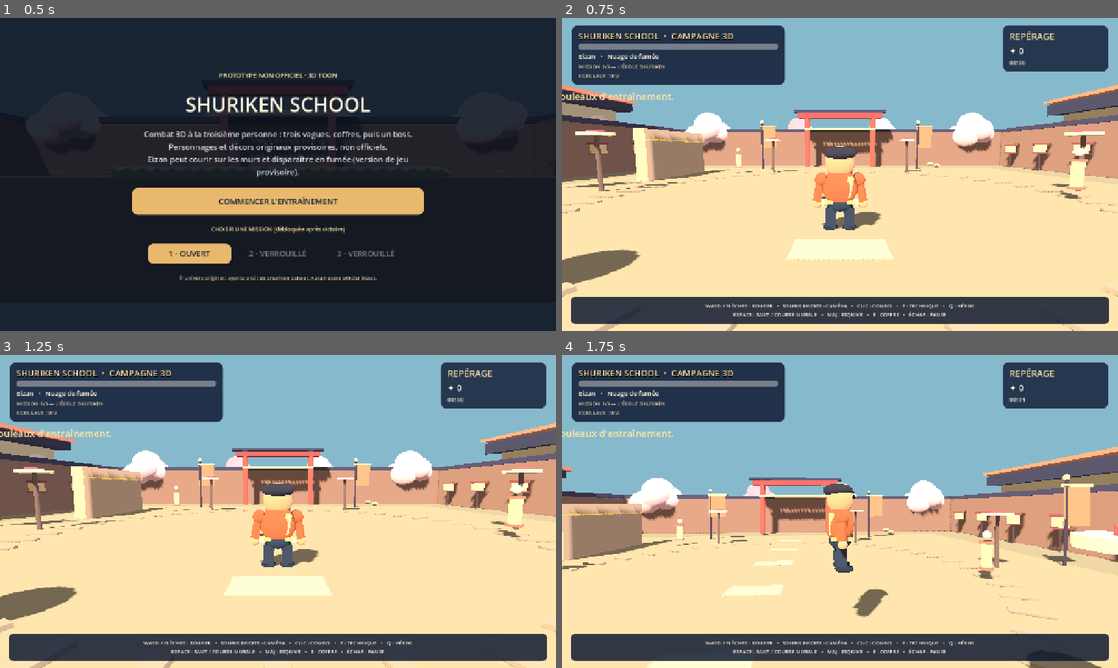
Above: before the commit, frames 1-4 (two rows, left to right).
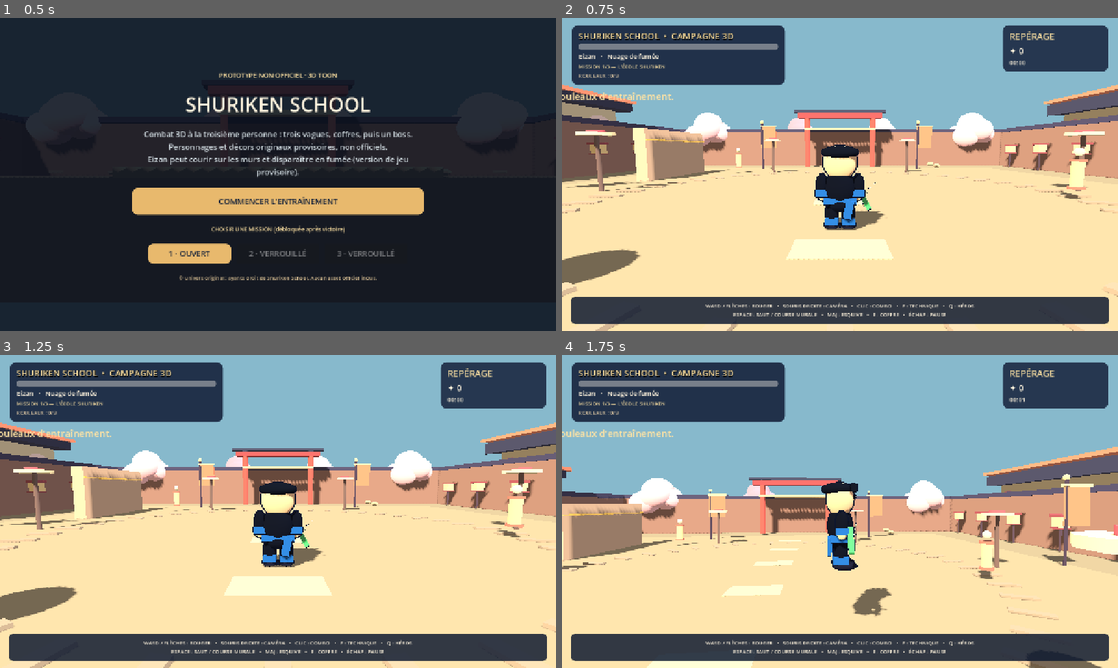
Above: after the commit, the same moments.

Repository: Elikto/shuriken-school---game
Game: Godot game, scene res://main.tscn
The game is run twice, just before and just after one commit, with the same random seed, the same clock (stepped at 60 frames per second) and the same inputs.
Inputs (mouse positions are in pixels of both pictures, inside the frame that each line leads up to):
- Up to frame 1 (0.5 s): no input
- Up to frame 2 (0.75 s): click "COMMENCER L'ENTRAÎNEMENT" at 0.5 s
- Up to frame 3 (1.25 s): no input
- Up to frame 4 (1.75 s): tap Enter at 1.25 s; move the mouse to (962, 495) at 1.27 s; press the mouse at (962, 495) at 1.28 s; hold D (move_right) from 1.28 s (still down); tap Space (action_jump) at 1.52 s

Frame 1 is identical in both runs. In frame 2, 2.0% of the frame differs, in the area x 45-58%, y 40-68%; in frame 3, 2.0%, in the area x 45-59%, y 40-68%; in frame 4, 1.5%.

Commit message:
Redesign heroes with black-blue suits, character silhouettes, stylized faces and ink outlines

Diff:
--- a/game/scripts/art.gd
+++ b/game/scripts/art.gd
@@ -55,47 +55,101 @@
     var p := box(parent, Vector3(thickness, diff.length(), thickness), color, (a+b)*0.5)
     p.quaternion = Quaternion(Vector3.UP, diff.normalized())
 
+static func _ink_outline(model: Node3D) -> void:
+    # Inverted-hull outline, drawn only on character meshes to keep the mobile budget down.
+    var shader := Shader.new()
+    shader.code = "shader_type spatial; render_mode unshaded,cull_front,depth_draw_opaque; void vertex(){ VERTEX += NORMAL * 0.026; } void fragment(){ ALBEDO = vec3(0.07,0.10,0.18); }"
+    var ink := ShaderMaterial.new()
+    ink.shader = shader
+    var pending: Array[Node] = [model]
+    while not pending.is_empty():
+        var n: Node = pending.pop_back()
+        if n is MeshInstance3D:
+            var part := n as MeshInstance3D
+            if part.material_override is BaseMaterial3D:
+                (part.material_override as BaseMaterial3D).next_pass = ink
+        for child in n.get_children():
+            pending.append(child)
+
+static func _moveable_limb(parent: Node3D, name: String, position_v: Vector3, color: String, sock: String, is_leg: bool) -> Node3D:
+    var limb := Node3D.new()
+    limb.name = name
+    limb.position = position_v
+    parent.add_child(limb)
+    if is_leg:
+        ball(limb, 0.185, color, Vector3(0,-0.23,0), Vector3(0.95,1.65,0.9))
+        box(limb,Vector3(0.35,0.18,0.37),sock,Vector3(0,-0.42,0))
+        ball(limb,0.175,"#202338",Vector3(0,-0.57,-0.10),Vector3(1.2,0.58,1.65))
+    else:
+        ball(limb,0.18,color,Vector3(0,-0.17,0),Vector3(0.82,1.62,0.9))
+        box(limb,Vector3(0.30,0.16,0.30),sock,Vector3(0,-0.36,0))
+        ball(limb,0.12,"#f0c4a0",Vector3(0,-0.45,0))
+    return limb
+
 static func ninja(parent: Node3D, kind: int, opponent: bool = false, giant: bool = false) -> Node3D:
-    # Rounded, three-dimensional stylized mannequin. This is original temporary
-    # concept geometry, not an official character model or an episode likeness.
+    # Blue and black costume palette inspired by the television's costume direction.
+    # Purely original procedural silhouettes: not a licensed model or animation.
     var model := Node3D.new()
+    model.name = "CartoonNinja"
     parent.add_child(model)
-    var jacket: String = ["#c36b4f", "#6660a5", "#337d88"][kind%3]
-    var dark: String = ["#39445d", "#3a365e", "#254b55"][kind%3]
-    var hair: String = ["#3d3c4f", "#4d3148", "#44385a"][kind%3]
-    if opponent:
-        jacket = ["#9a4a70", "#725480", "#886481"][kind%3]
-        dark = "#35334e"
-        hair = "#373349"
-    var skin := "#e4aa85"
-    # Smooth silhouette: rounded chest, hips, tapering lower garments.
-    ball(model,0.52,jacket,Vector3(0,1.30,0),Vector3(0.89,1.02,0.71))
-    ball(model,0.34,dark,Vector3(0,0.88,0),Vector3(1.0,0.66,0.88))
-    box(model,Vector3(0.72,0.12,0.49),"#d3b47a",Vector3(0,0.96,0))
-    ball(model,0.39,skin,Vector3(0,1.99,0),Vector3(1.02,1.10,0.89))
-    # Hairstyle caps, eyebrows and distinguishable eye highlights.
-    ball(model,0.40,hair,Vector3(0,2.21,0.06),Vector3(1.09,0.45,0.99))
-    for side in [-1.0,1.0]:
-        ball(model,0.047,"#1e253c",Vector3(side*0.155,2.03,-0.346))
-        ball(model,0.018,"#fff5e0",Vector3(side*0.145,2.045,-0.39))
-        box(model,Vector3(0.15,0.025,0.035),hair,Vector3(side*0.155,2.14,-0.345),Vector3(0,0,side*-0.14))
-        ball(model,0.18,jacket,Vector3(side*0.49,1.52,0))
-        _line(model,Vector3(side*0.52,1.43,0),Vector3(side*0.62,0.94,0.02),0.18,jacket)
-        ball(model,0.12,skin,Vector3(side*0.62,0.86,0.0))
-        _line(model,Vector3(side*0.23,0.77,0),Vector3(side*0.26,0.26,0),0.27,dark)
-        ball(model,0.18,"#323a50",Vector3(side*0.26,0.19,-0.08),Vector3(1.15,0.56,1.32))
-    # Cloth neck scarf and tiny folded tail sway as the mannequin moves.
-    ball(model,0.17,"#eacb95",Vector3(0,1.68,0),Vector3(1.65,0.55,1.0))
-    box(model,Vector3(0.17,0.53,0.12),"#eacb95",Vector3(0.23,1.35,0.24),Vector3(0,0,-0.2))
-    if kind == 0 and not opponent:
-        box(model,Vector3(0.47,0.065,0.10),"#6d9e6e",Vector3(-0.40,0.96,-0.34),Vector3(0,-0.32,0))
+    var suit := "#171b29" if not opponent else "#514262"
+    var blue := "#2868bf" if not opponent else "#987193"
+    var skin := "#efc4a1" if not opponent else "#d7ae93"
+    var hair := "#171c2a"
     if kind == 1 and not opponent:
-        ball(model,0.20,hair,Vector3(0.0,2.53,0.09),Vector3(0.75,1.1,0.75))
+        skin = "#f2c7a7"
+        hair = "#a66338"
     if kind == 2 and not opponent:
-        box(model,Vector3(0.9,0.10,0.16),"#e1c0b5",Vector3(0,0.12,-0.20))
+        skin = "#aa7556"
+        hair = "#111621"
+    ball(model,0.44,suit,Vector3(0,1.28,0),Vector3(0.94,1.08,0.75))
+    ball(model,0.32,suit,Vector3(0,0.86,0),Vector3(1.05,0.63,0.95))
+    box(model,Vector3(0.88,0.16,0.52),blue,Vector3(0,0.97,0))
+    box(model,Vector3(0.2,0.46,0.10),blue,Vector3(0.22,0.77,0.29),Vector3(0,0,-0.21))
+    # Distinctive oversized cartoon heads, cheeks and brow.
+    ball(model,0.41,skin,Vector3(0,1.98,0),Vector3(1.10,1.08,0.90))
+    ball(model,0.40,hair,Vector3(0,2.23,0.065),Vector3(1.19,0.43,1.04))
+    for s in [-1.0,1.0]:
+        ball(model,0.063,"#151c2c",Vector3(s*0.16,2.025,-0.36),Vector3(0.9,1.2,0.45))
+        ball(model,0.020,"#ffffff",Vector3(s*0.155,2.05,-0.389))
+        box(model,Vector3(0.18,0.030,0.048),hair,Vector3(s*0.16,2.15,-0.356),Vector3(0,0,-s*0.1))
+    if not opponent and kind == 0:
+        # Eizan: straight dark fringe and a long, glowing-green practice ruler.
+        box(model,Vector3(0.80,0.18,0.12),hair,Vector3(0,2.26,-0.31))
+        box(model,Vector3(0.13,0.65,0.13),"#56c880",Vector3(0.65,0.96,-0.20),Vector3(0,0,0.50))
+        for n in range(3):
+            box(model,Vector3(0.09,0.015,0.025),"#d0ffd5",Vector3(0.70+float(n)*0.12,1.12+float(n)*0.12,-0.28),Vector3(0,0,0.5))
+    elif not opponent and kind == 1:
+        # Okuni: two rounded orange pigtails, blue cuffs and rope.
+        for s in [-1.0,1.0]:
+            ball(model,0.265,hair,Vector3(s*0.55,2.10,0.06),Vector3(0.93,0.9,0.96))
+            box(model,Vector3(0.12,0.09,0.14),blue,Vector3(s*0.43,2.12,0.06))
+        var rope := Node3D.new()
+        rope.name = "JumpRope"
+        model.add_child(rope)
+        for n in range(11):
+            var a := PI * float(n)/10.0
+            ball(rope,0.035,"#eee1c2",Vector3(cos(a)*0.73,0.63-sin(a)*0.52,-0.10))
+    elif not opponent and kind == 2:
+        # Jimmy: spiked hair and his skateboard.
+        for i in range(5):
+            var tip := ball(model,0.22,hair,Vector3(float(i-2)*0.18,2.35+float(i%2)*0.10,0.11),Vector3(0.7,1.5,0.72))
+            tip.rotation.z = float(i-2)*0.30
+        box(model,Vector3(1.30,0.08,0.46),"#256cac",Vector3(0,0.08,0.09))
+        for s in [-1.0,1.0]:
+            ball(model,0.11,"#e8ae42",Vector3(s*0.46,0.05,0.36))
+    elif opponent:
+        # Anonymous original adversary, not a canon character.
+        var hat := cylinder(model,0.56,0.10,"#383045",Vector3(0,2.38,0))
+        hat.scale.z = 1.22
+    _moveable_limb(model,"ArmL",Vector3(-0.48,1.53,0),suit,blue,false)
+    _moveable_limb(model,"ArmR",Vector3(0.48,1.53,0),suit,blue,false)
+    _moveable_limb(model,"LegL",Vector3(-0.22,0.83,0),suit,blue,true)
+    _moveable_limb(model,"LegR",Vector3(0.22,0.83,0),suit,blue,true)
     if giant:
-        model.scale = Vector3(1.65,1.72,1.65)
-        cylinder(model,0.43,0.20,"#dfbd73",Vector3(0,2.52,0))
+        model.scale = Vector3(1.6,1.65,1.6)
+        cylinder(model,0.50,0.15,"#e7b75f",Vector3(0,2.56,0))
+    _ink_outline(model)
     return model
 
 static func chest(parent: Node3D) -> Node3D:
